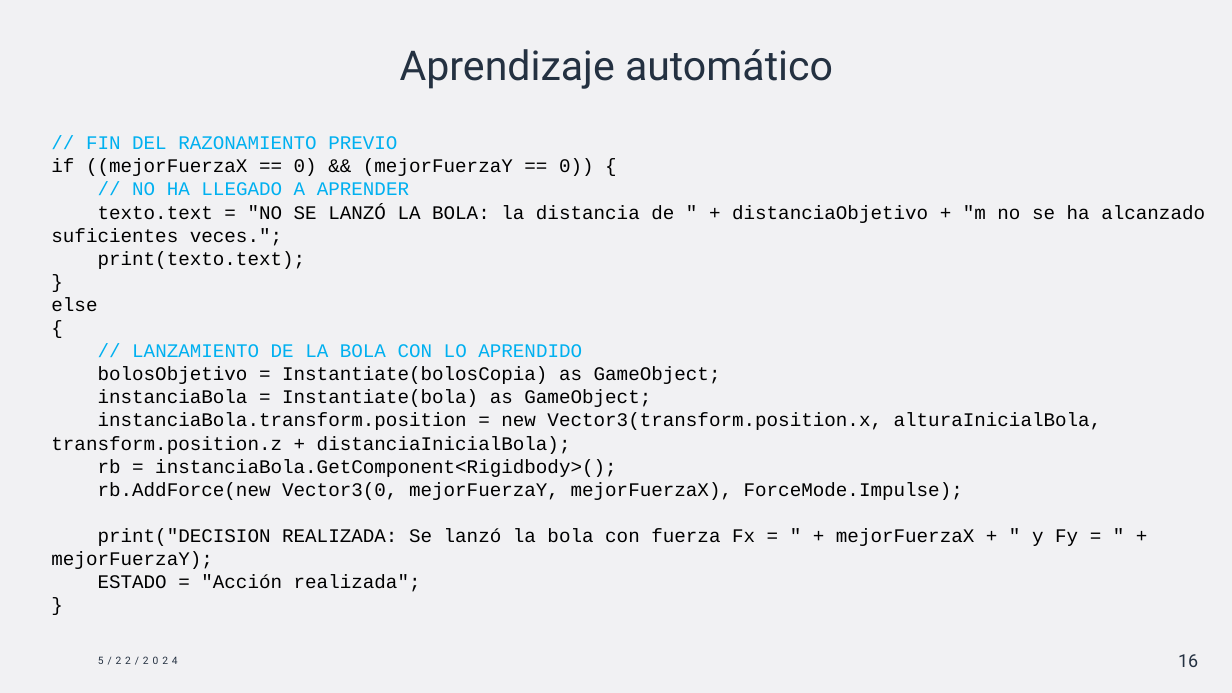
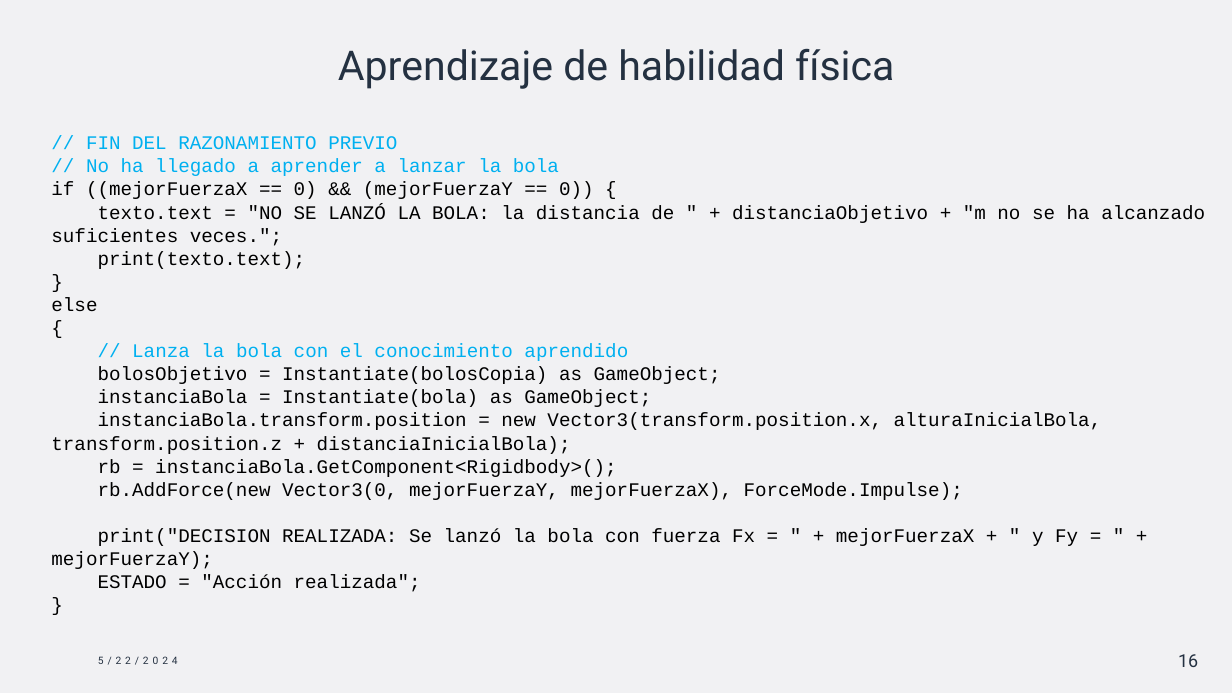
Before and after one commit to ignamarga1/Bowling24, a slide deck: slide 16 of La bolera.pptx. Drawn at 1232x693 pixels with LibreOffice and Linux fonts; fonts in the diff are those of the drawing. Boxes give left, top, right and bottom in pixels: in the first picture for what was removed or moved away, otherwise in the second. Text is boxed around its words. In the diff, an @@ line names an element or a change of style, - is before the commit and + after.

```diff
--- a/La bolera.pptx
+++ b/La bolera.pptx
@@ title at (338, 49, 894, 89): text changed @@
-Aprendizaje automático
+Aprendizaje de habilidad física
@@ text at (86, 159, 559, 176): paragraph added @@
+// No ha llegado a aprender a lanzar la bola
@@ text at (132, 182, 409, 195): paragraph removed @@
-// NO HA LLEGADO A APRENDER
@@ text at (132, 344, 628, 361): text changed @@
-// LANZAMIENTO DE LA BOLA CON LO APRENDIDO
+// Lanza la bola con el conocimiento aprendido
```
Also in this commit, not shown: 9 other slides changed.
